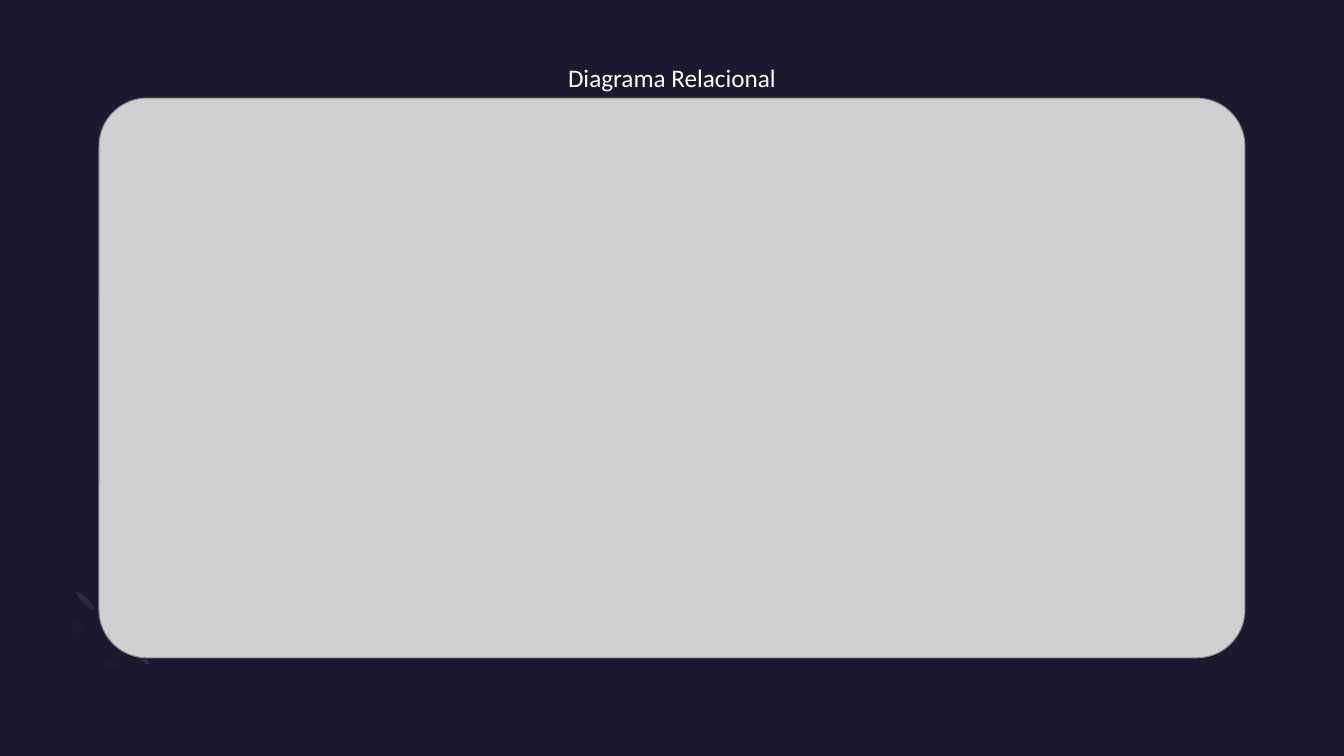
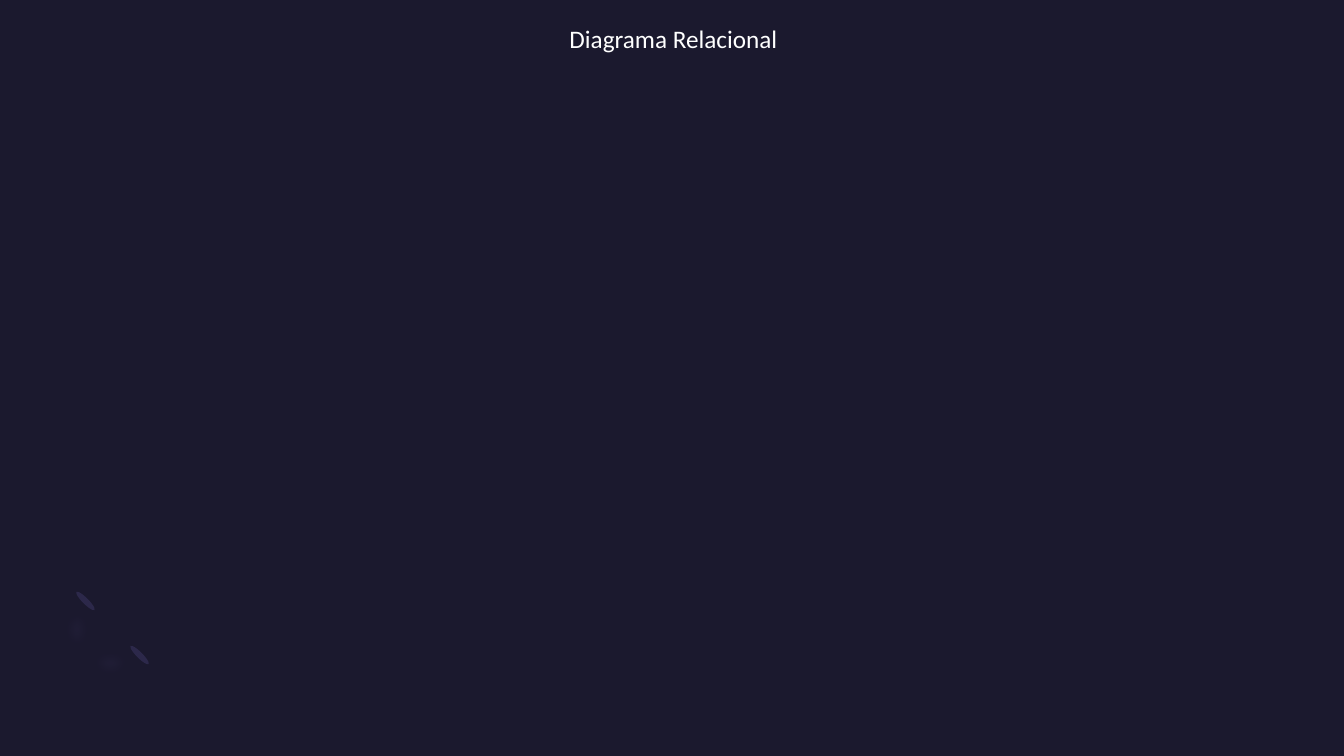
Before and after one commit to Crove7/BaseDeDatos, a slide deck: slide 4 of Documentacion/Presentacion.pptx (slide 3 before the commit). Drawn at 1344x756 pixels with LibreOffice and Linux fonts; fonts in the diff are those of the drawing; grey boxes stand for pictures; background and template pictures are left out. Boxes give left, top, right and bottom in pixels: in the first picture for what was removed or moved away, otherwise in the second. Text is boxed around its words. In the diff, an @@ line names an element or a change of style, - is before the commit and + after.

```diff
--- a/Documentacion/Presentacion.pptx
+++ b/Documentacion/Presentacion.pptx
@@ text "Diagrama Relacional": place and size @@
-text "Diagrama Relacional" at (568,69,775,92)
+text "Diagrama Relacional" at (569,30,777,53)
@@ picture removed at (99,98,1245,657) @@
```
Also in this commit, not shown: 4 other slides changed, 2 slides added.
